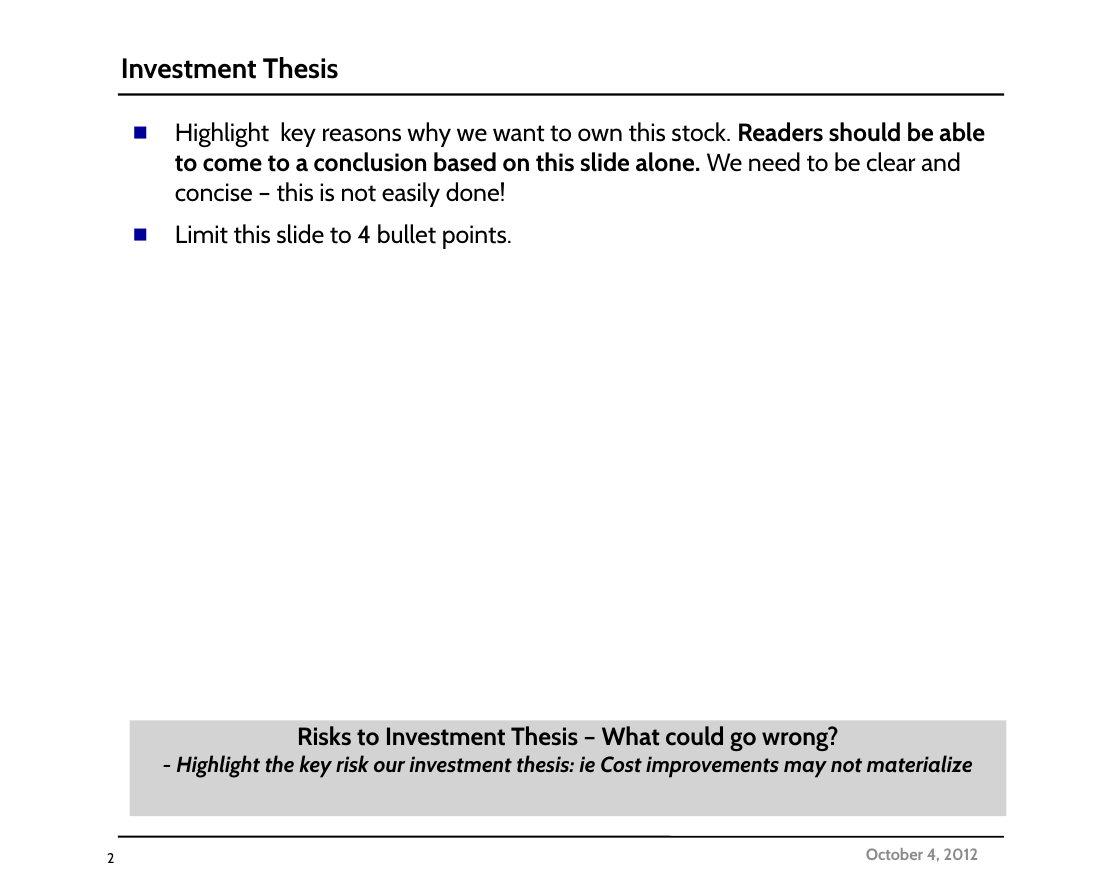
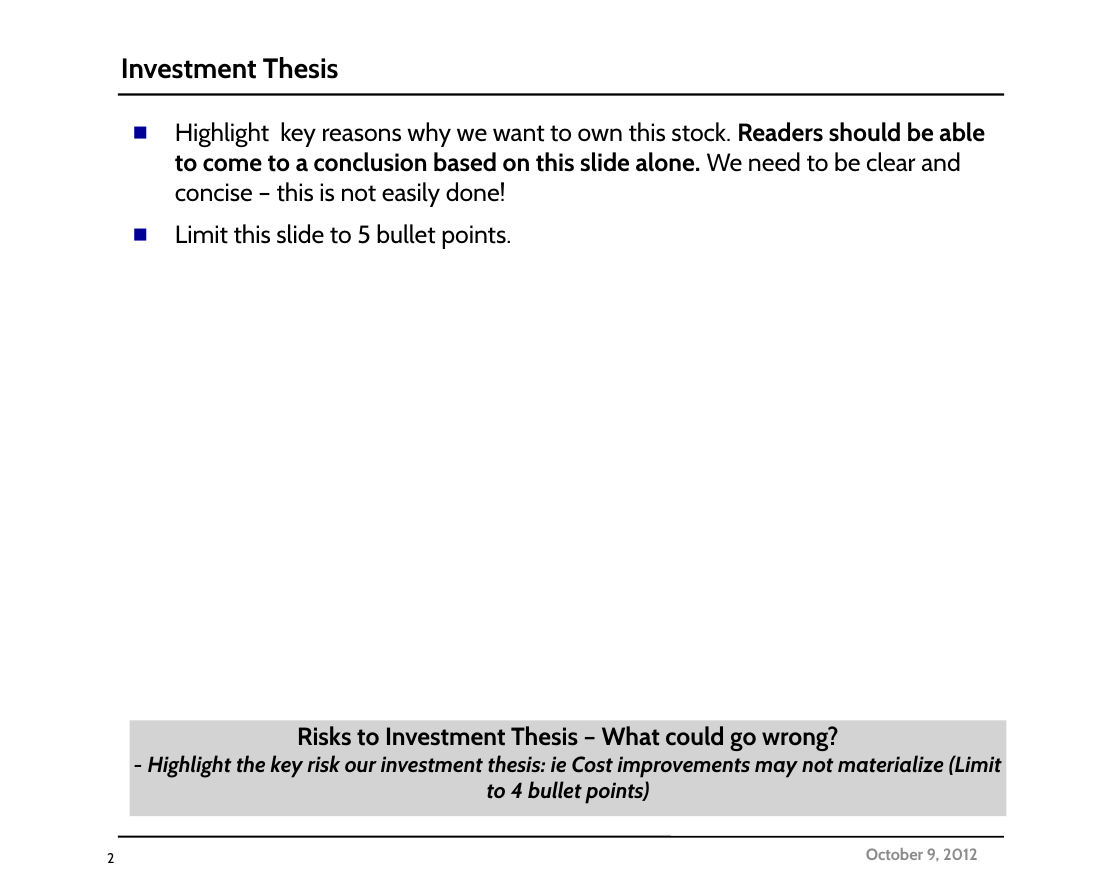
Before and after one commit to leewashmore/Greenfield, a slide deck: slide 2 of SourceCode/GreenField/GreenField.Web/Templates/ICPresentationTemplate.pptx. Drawn at 1120x896 pixels with LibreOffice and Linux fonts; fonts in the diff are those of the drawing; background and template pictures are left out. Boxes give left, top, right and bottom in pixels: in the first picture for what was removed or moved away, otherwise in the second. Text is boxed around its words. In the diff, an @@ line names an element or a change of style, - is before the commit and + after.

```diff
--- a/SourceCode/GreenField/GreenField.Web/Templates/ICPresentationTemplate.pptx
+++ b/SourceCode/GreenField/GreenField.Web/Templates/ICPresentationTemplate.pptx
@@ text at [175, 224, 511, 249]: text changed @@
-■ Limit this slide to 4 bullet points.
+■ Limit this slide to 5 bullet points.
@@ text in rectangle at [148, 755, 1002, 803]: text changed @@
-- Highlight the key risk our investment thesis: ie Cost improvements may not materialize
+- Highlight the key risk our investment thesis: ie Cost improvements may not materialize (Limit to 4 bullet points)
@@ text at [866, 848, 978, 862]: text changed @@
-October 4, 2012
+October 9, 2012
```
Also in this commit, not shown: 4 other slides changed, 8 other files.
